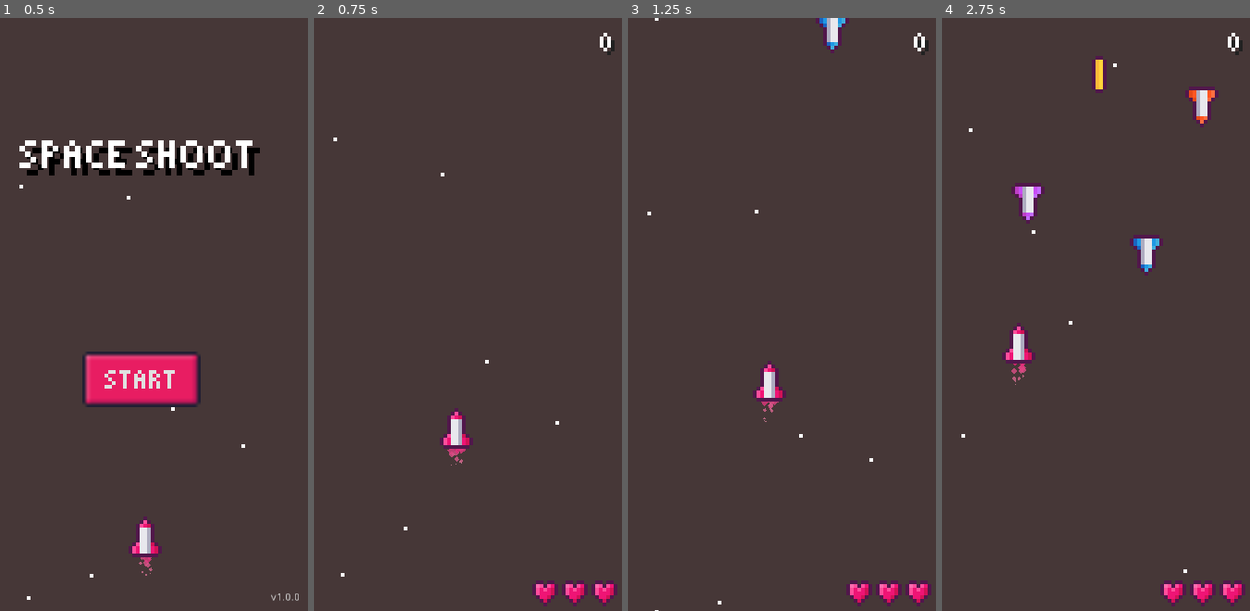
Above: before the commit, frames 1-4 (left to right).
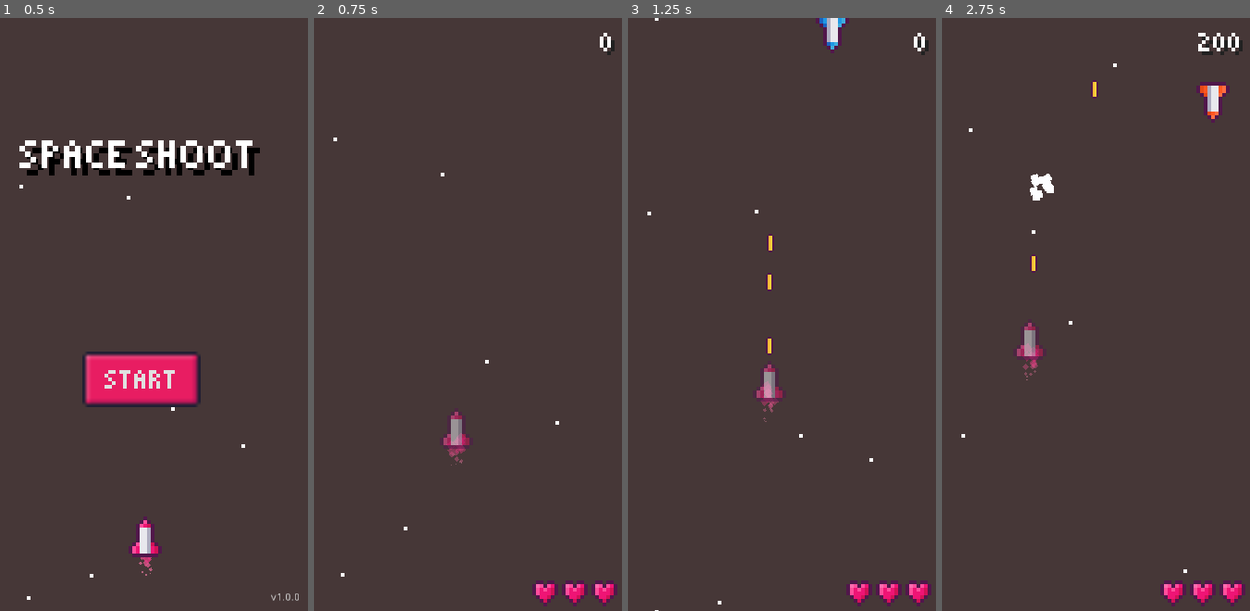
Above: after the commit, the same moments.

Repository: xinyer/game-spaceshooter
Game: Godot game, scene res://scene/Main.tscn
Same seed, same stepped clock (60 frames per second), same inputs: the game is played once before the commit and once after it.
Inputs (mouse positions are in pixels of both pictures, inside the frame that each line leads up to):
- Up to frame 1 (0.5 s): no input
- Up to frame 2 (0.75 s): click "START" at 0.5 s
- Up to frame 3 (1.25 s): no input
- Up to frame 4 (2.75 s): move the mouse to (1157, 284) at 1.27 s; press the mouse at (1157, 284) at 1.28 s; move the mouse to (1015, 344) at 2.02 s; release the mouse at (1015, 344) at 2.03 s; click (1015, 344) at 2.1 s

Frame 1 is identical in both runs. In frame 2, 0.4% of the frame differs, in the area x 42-51%, y 66-76%; in frame 3, 0.5%; in frame 4, 3.0%, in the area x 19-94%, y 2-62%.

Commit message:
Player auto shoot

Diff:
--- a/scene/Bullet.tscn
+++ b/scene/Bullet.tscn
@@ -9,6 +9,7 @@
 [node name="Bullet" type="Sprite"]
 position = Vector2( -1, 156 )
 rotation = 1.5708
+scale = Vector2( 0.5, 0.5 )
 texture = ExtResource( 1 )
 script = ExtResource( 2 )
 __meta__ = {
--- a/scene/Main.tscn
+++ b/scene/Main.tscn
@@ -1,11 +1,12 @@
-[gd_scene load_steps=8 format=2]
+[gd_scene load_steps=9 format=2]
 
 [ext_resource path="res://scene/Background.tscn" type="PackedScene" id=1]
-[ext_resource path="res://scene/Player.tscn" type="PackedScene" id=2]
 [ext_resource path="res://assets/Font/pixelated.ttf" type="DynamicFontData" id=3]
 [ext_resource path="res://theme/theme.tres" type="Theme" id=4]
 [ext_resource path="res://resource/font12.tres" type="DynamicFont" id=5]
 [ext_resource path="res://script/Main.gd" type="Script" id=6]
+[ext_resource path="res://scene/PlayerTailFireParticles.tscn" type="PackedScene" id=7]
+[ext_resource path="res://assets/Player.png" type="Texture" id=8]
 
 [sub_resource type="DynamicFont" id=1]
 size = 8
@@ -20,10 +21,6 @@
 }
 
 [node name="Background" parent="." instance=ExtResource( 1 )]
-
-[node name="Player" parent="." instance=ExtResource( 2 )]
-position = Vector2( 46, 140 )
-change_position = false
 
 [node name="StartButton" type="Button" parent="."]
 anchor_left = 0.5
@@ -67,4 +64,11 @@
 text = "v1.0.0"
 align = 1
 valign = 1
+
+[node name="RocketSprite" type="Sprite" parent="."]
+position = Vector2( 46, 140 )
+rotation = 4.71239
+texture = ExtResource( 8 )
+
+[node name="CPUParticles2D" parent="RocketSprite" instance=ExtResource( 7 )]
 [connection signal="pressed" from="StartButton" to="." method="_on_StartButton_pressed"]
--- a/scene/Player.tscn
+++ b/scene/Player.tscn
@@ -1,16 +1,11 @@
-[gd_scene load_steps=7 format=2]
+[gd_scene load_steps=6 format=2]
 
 [ext_resource path="res://assets/Player.png" type="Texture" id=1]
 [ext_resource path="res://script/Player.gd" type="Script" id=2]
+[ext_resource path="res://scene/PlayerTailFireParticles.tscn" type="PackedScene" id=3]
 
 [sub_resource type="RectangleShape2D" id=1]
 extents = Vector2( 4.99434, 3.92619 )
-
-[sub_resource type="Curve" id=2]
-_data = [ Vector2( 0.003861, 1 ), 0.0, 0.0, 0, 0, Vector2( 1, 0 ), 0.0, 0.0, 0, 0 ]
-
-[sub_resource type="Gradient" id=3]
-colors = PoolColorArray( 0.941176, 0.0823529, 0.462745, 0.760784, 0.760784, 0.623529, 0.623529, 0.819608 )
 
 [sub_resource type="Animation" id=4]
 resource_name = "hit"
@@ -29,6 +24,7 @@
 }
 
 [node name="Player" type="Sprite"]
+modulate = Color( 1, 1, 1, 0.517647 )
 rotation = 4.71239
 z_index = 1
 texture = ExtResource( 1 )
@@ -44,24 +40,13 @@
 position = Vector2( -51.0108, -143.289 )
 shape = SubResource( 1 )
 
-[node name="CPUParticles2D" type="CPUParticles2D" parent="."]
-show_behind_parent = true
-position = Vector2( -2, 0 )
-rotation = 3.14159
-amount = 20
-lifetime = 0.2
-emission_shape = 1
-emission_sphere_radius = 1.5
-spread = 0.0
-gravity = Vector2( 0, 0 )
-initial_velocity = 50.0
-angular_velocity = 10.0
-angle = 45.0
-angle_random = 0.3
-scale_amount = 2.0
-scale_amount_curve = SubResource( 2 )
-color_ramp = SubResource( 3 )
+[node name="CPUParticles2D" parent="." instance=ExtResource( 3 )]
 
 [node name="HitAnimationPlayer" type="AnimationPlayer" parent="."]
 anims/hit = SubResource( 4 )
+
+[node name="ShootTimer" type="Timer" parent="."]
+wait_time = 0.2
+autostart = true
 [connection signal="area_entered" from="HitBox" to="." method="_on_HitBox_area_entered"]
+[connection signal="timeout" from="ShootTimer" to="." method="_on_ShootTimer_timeout"]
--- /dev/null
+++ b/scene/PlayerTailFireParticles.tscn
@@ -0,0 +1,25 @@
+[gd_scene load_steps=3 format=2]
+
+[sub_resource type="Curve" id=2]
+_data = [ Vector2( 0.003861, 1 ), 0.0, 0.0, 0, 0, Vector2( 1, 0 ), 0.0, 0.0, 0, 0 ]
+
+[sub_resource type="Gradient" id=3]
+colors = PoolColorArray( 0.941176, 0.0823529, 0.462745, 0.760784, 0.760784, 0.623529, 0.623529, 0.819608 )
+
+[node name="CPUParticles2D" type="CPUParticles2D"]
+show_behind_parent = true
+position = Vector2( -2, 0 )
+rotation = 3.14159
+amount = 20
+lifetime = 0.2
+emission_shape = 1
+emission_sphere_radius = 1.5
+spread = 0.0
+gravity = Vector2( 0, 0 )
+initial_velocity = 50.0
+angular_velocity = 10.0
+angle = 45.0
+angle_random = 0.3
+scale_amount = 2.0
+scale_amount_curve = SubResource( 2 )
+color_ramp = SubResource( 3 )
--- a/script/Player.gd
+++ b/script/Player.gd
@@ -1,6 +1,5 @@
 extends Sprite
 
-export(bool) var change_position = true
 
 signal node_instance(bullet, pos)
 
@@ -19,28 +18,20 @@
 	pass
 
 func _process(delta):
-	if change_position:
-		var mouse_position = get_viewport().get_mouse_position()
+	var mouse_position = get_viewport().get_mouse_position()
 
-		if mouse_position.x < 0:
-			mouse_position.x = 0
-		elif mouse_position.x > 90:
-			mouse_position.x = 90
+	if mouse_position.x < 0:
+		mouse_position.x = 0
+	elif mouse_position.x > 90:
+		mouse_position.x = 90
 
-		if mouse_position.y < 0:
-			mouse_position.y = 0
-		elif mouse_position.y > 160:
-			mouse_position.y = 160
+	if mouse_position.y < 0:
+		mouse_position.y = 0
+	elif mouse_position.y > 160:
+		mouse_position.y = 160
 
-		global_position.x = lerp(global_position.x, mouse_position.x, 0.1)
-		global_position.y = lerp(global_position.y, mouse_position.y, 0.1)
-	pass
-
-
-func _input(event):
-	if event.is_action_pressed("shoot"):
-		emit_signal("node_instance", bullet, global_position)
-		AudioManager.play("Shoot")
+	global_position.x = lerp(global_position.x, mouse_position.x, 0.1)
+	global_position.y = lerp(global_position.y, mouse_position.y, 0.1)
 	pass
 
 
@@ -57,3 +48,9 @@
 			queue_free()
 			get_tree().change_scene("res://scene/Main.tscn")
 	pass
+
+
+func _on_ShootTimer_timeout():
+	emit_signal("node_instance", bullet, global_position)
+	AudioManager.play("Shoot")
+	pass
